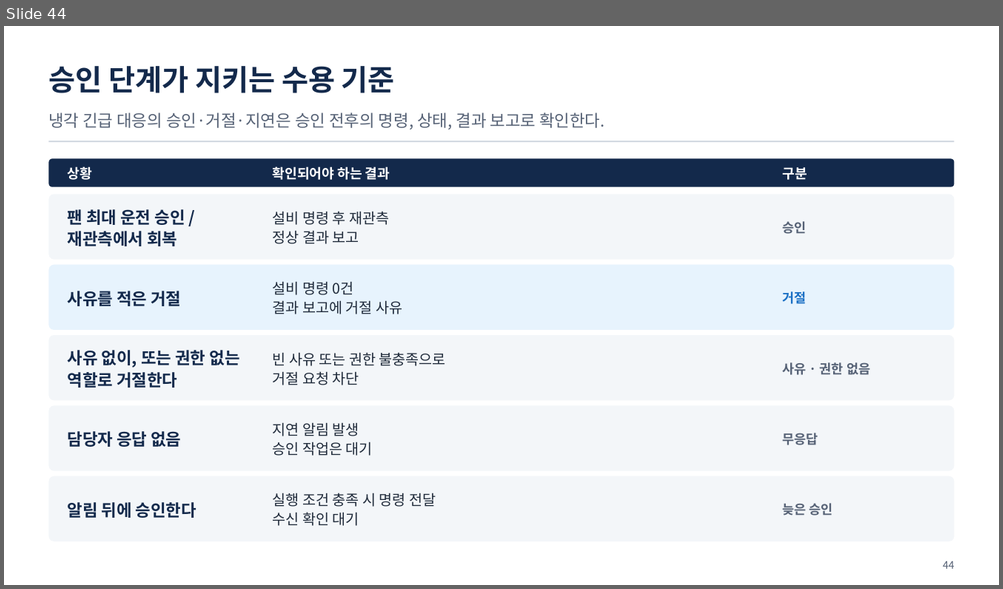
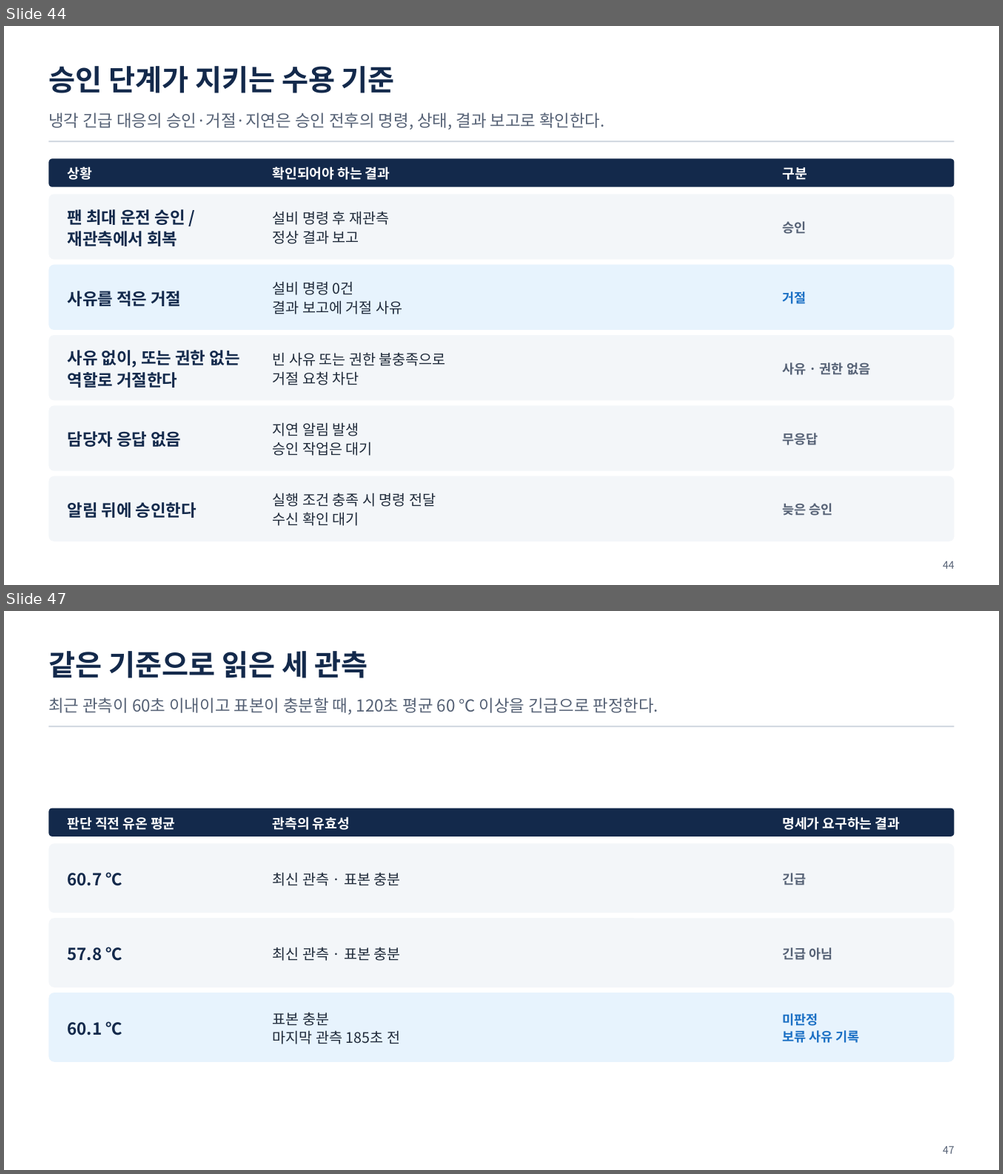
Before and after one commit to uengine-oss/hyd-iot-edu, a slide deck: workspace/강의제작/산출물/통합반/이론/07회차/통합반_07일차.pptx. Shown one above the other, each under a label of ours: slide 44 before the commit, slides 44 and 47 after it; the slides between them are not shown. The pictures are 1003x589 and 1003x1174 pixels, drawn with LibreOffice and Linux fonts; fonts in the diff are those of the drawing. Boxes give left, top, right and bottom in pixels: in the first picture for what was removed or moved away, otherwise in the second. Text is boxed around its words. In the diff, an @@ line names an element or a change of style, - is before the commit and + after.

Commit message:
통합반 7회차 45~49장 유효성·변경 검사를 보강하고 75행 본문 26분34초를 검증

```diff
--- a/workspace/강의제작/산출물/통합반/이론/07회차/통합반_07일차.pptx
+++ b/workspace/강의제작/산출물/통합반/이론/07회차/통합반_07일차.pptx
@@ slide 47 added at (x1=4, y1=611, x2=999, y2=1170), background #FFFFFF @@
@@ text added at (x1=48, y1=651, x2=368, y2=678), 28 pt, text #13294B, bold @@
+같은 기준으로 읽은 세 관측
@@ text added at (x1=48, y1=698, x2=659, y2=715), 16 pt, text #556175 @@
+최근 관측이 60초 이내이고 표본이 충분할 때, 120초 평균 60 ℃ 이상을 긴급으로 판정한다.
@@ rectangle added at (x1=48, y1=726, x2=954, y2=727), fill #D3D9E1 @@
@@ rounded rectangle added at (x1=48, y1=808, x2=954, y2=836), fill #13294B @@
@@ text added at (x1=68, y1=817, x2=175, y2=830), 13 pt, text #FFFFFF, bold @@
+판단 직전 유온 평균
@@ text added at (x1=273, y1=817, x2=350, y2=830), 13 pt, text #FFFFFF, bold @@
+관측의 유효성
@@ text added at (x1=782, y1=817, x2=899, y2=830), 13 pt, text #FFFFFF, bold @@
+명세가 요구하는 결과
@@ rounded rectangle added at (x1=48, y1=844, x2=954, y2=913), fill #F3F6F9 @@
@@ text added at (x1=68, y1=872, x2=122, y2=886), 16 pt, text #13294B, bold @@
+60.7 ℃
@@ text added at (x1=273, y1=872, x2=401, y2=886), 14 pt, text #1F2A3A @@
+최신 관측 · 표본 충분
@@ text added at (x1=782, y1=873, x2=805, y2=886), 12.5 pt, text #556175, bold @@
+긴급
@@ rounded rectangle added at (x1=48, y1=918, x2=954, y2=988), fill #F3F6F9 @@
@@ text added at (x1=68, y1=947, x2=122, y2=961), 16 pt, text #13294B, bold @@
+57.8 ℃
@@ text added at (x1=273, y1=947, x2=401, y2=961), 14 pt, text #1F2A3A @@
+최신 관측 · 표본 충분
@@ text added at (x1=782, y1=948, x2=833, y2=960), 12.5 pt, text #556175, bold @@
+긴급 아님
@@ rounded rectangle added at (x1=48, y1=993, x2=954, y2=1062), fill #E7F3FD @@
@@ text added at (x1=68, y1=1022, x2=122, y2=1036), 16 pt, text #13294B, bold @@
+60.1 ℃
@@ text added at (x1=273, y1=1012, x2=400, y2=1045), 14 pt, text #1F2A3A @@
+표본 충분
+마지막 관측 185초 전
@@ text added at (x1=782, y1=1014, x2=859, y2=1043), 12.5 pt, text #1A6FC4, bold @@
+미판정
+보류 사유 기록
@@ text added at (x1=942, y1=1146, x2=954, y2=1154), 10 pt, text #556175 @@
+47
```
Also in this commit, not shown: 3 slides changed, 1 other slide added, 2 slides removed, 24 other files.
